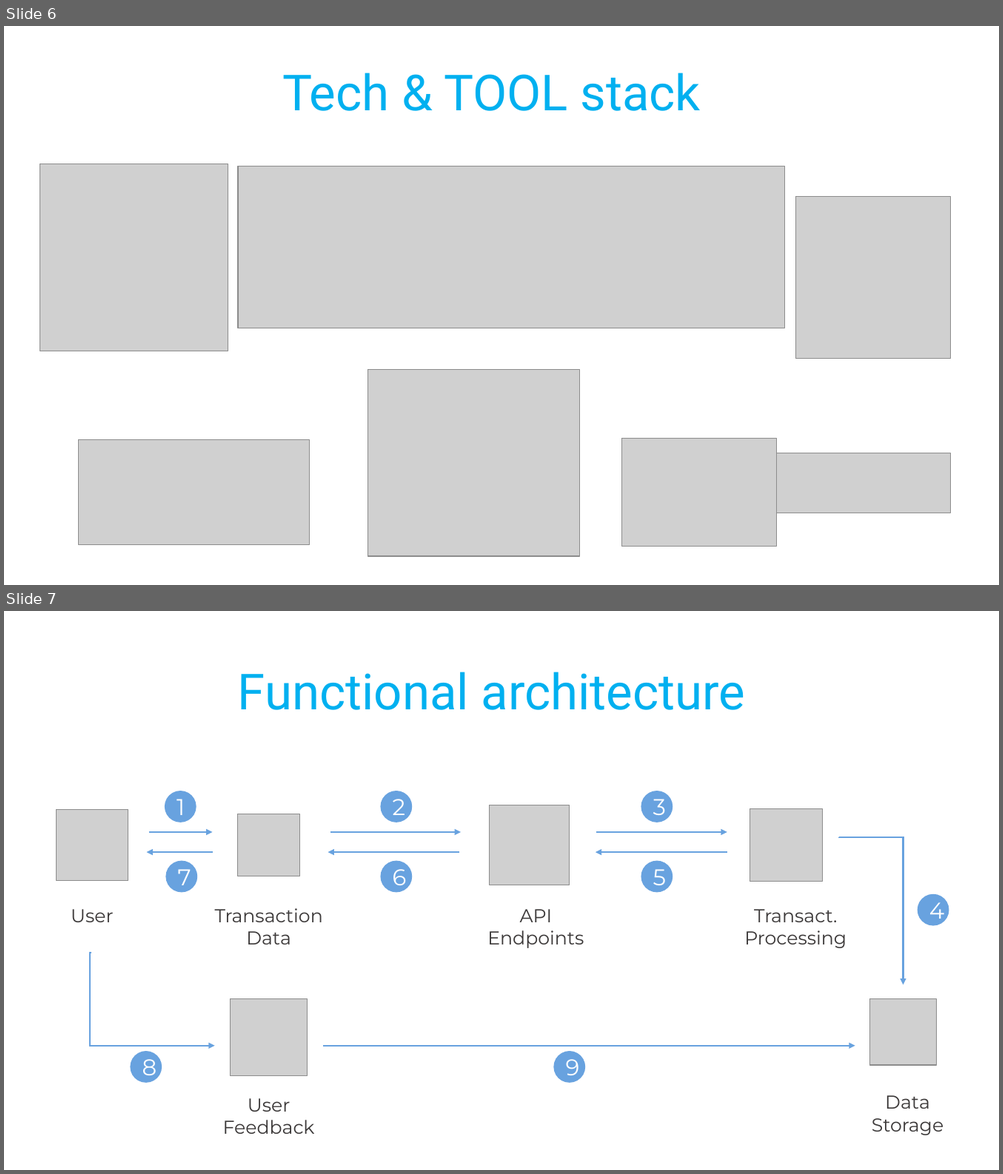
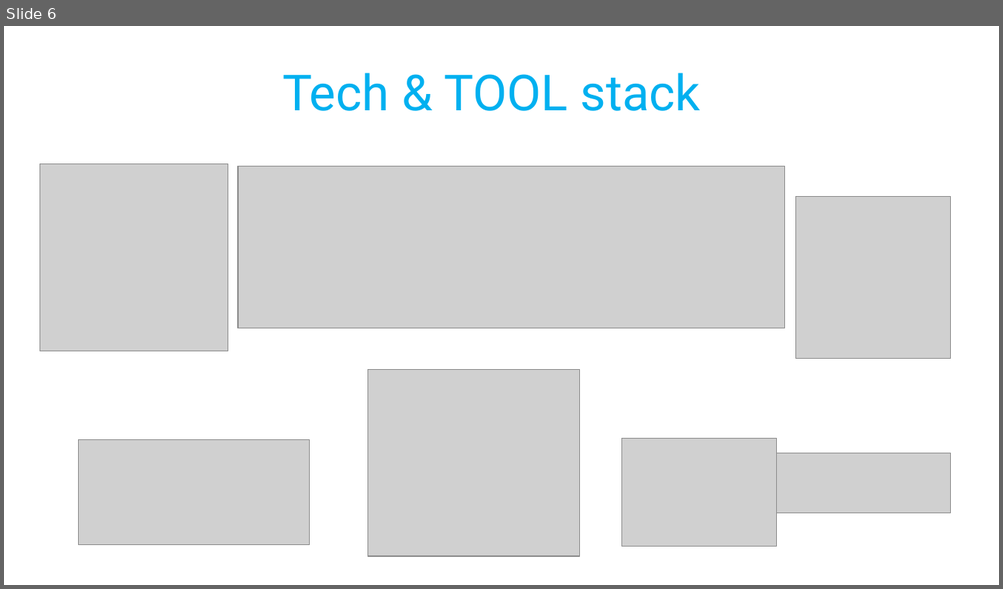
Before and after one commit to akhatarmourad/Sales-Dashboard-Power-BI, a slide deck: Slides.pptx. Shown one above the other, each under a label of ours: slides 6 and 7 before the commit, slide 6 after it. The pictures are 1003x1174 and 1003x589 pixels, drawn with LibreOffice and Linux fonts; fonts in the diff are those of the drawing; grey boxes stand for pictures. Boxes give left, top, right and bottom in pixels: in the first picture for what was removed or moved away, otherwise in the second. Text is boxed around its words. In the diff, an @@ line names an element or a change of style, - is before the commit and + after.

```diff
--- a/Slides.pptx
+++ b/Slides.pptx
@@ slide 7 removed at bbox=[4, 611, 999, 1170], background #FFFFFF @@
@@ title removed at bbox=[238, 672, 745, 710] @@
-Functional architecture
@@ picture removed at bbox=[57, 809, 128, 881] @@
@@ ellipse removed at bbox=[165, 791, 196, 822] @@
-1
@@ ellipse removed at bbox=[380, 791, 412, 822] @@
-2
@@ picture removed at bbox=[489, 805, 569, 885] @@
@@ ellipse removed at bbox=[641, 791, 672, 822] @@
-3
@@ picture removed at bbox=[750, 809, 822, 881] @@
@@ arrow removed from (149, 832) to (212, 832) @@
@@ picture removed at bbox=[238, 814, 299, 876] @@
@@ arrow removed from (330, 832) to (461, 832) @@
@@ arrow removed from (597, 832) to (727, 832) @@
@@ arrow removed from (212, 853) to (147, 853) @@
@@ arrow removed from (460, 853) to (328, 853) @@
@@ arrow removed from (727, 853) to (596, 853) @@
@@ elbow arrow removed from (839, 838) to (903, 985) @@
@@ ellipse removed at bbox=[166, 861, 197, 892] @@
-7
@@ ellipse removed at bbox=[380, 861, 412, 892] @@
-6
@@ ellipse removed at bbox=[641, 861, 672, 892] @@
-5
@@ ellipse removed at bbox=[917, 894, 948, 925] @@
-4
@@ text removed at bbox=[71, 909, 114, 923] @@
-User
@@ text removed at bbox=[215, 908, 323, 945] @@
-Transaction
-Data
@@ text removed at bbox=[487, 909, 583, 948] @@
-API
-Endpoints
@@ text removed at bbox=[744, 909, 846, 948] @@
-Transact.
-Processing
@@ elbow arrow removed from (91, 953) to (214, 1046) @@
@@ picture removed at bbox=[230, 999, 307, 1076] @@
@@ picture removed at bbox=[870, 999, 936, 1065] @@
@@ ellipse removed at bbox=[130, 1051, 162, 1082] @@
-8
@@ arrow removed from (323, 1046) to (855, 1046) @@
@@ ellipse removed at bbox=[553, 1051, 584, 1082] @@
-9
@@ text removed at bbox=[223, 1099, 315, 1134] @@
-User
-Feedback
@@ text removed at bbox=[871, 1096, 943, 1136] @@
-Data
-Storage
```
Also in this commit, not shown: 1 other slide removed, 2 other files.
